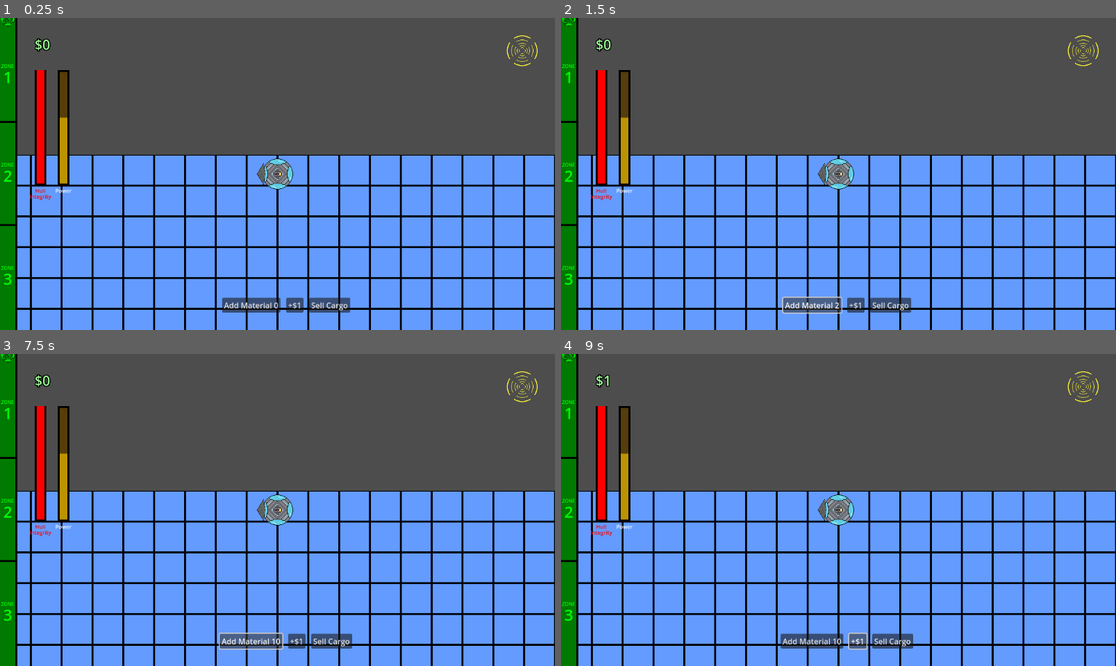
Above: before the commit, frames 1-4 (two rows, left to right).
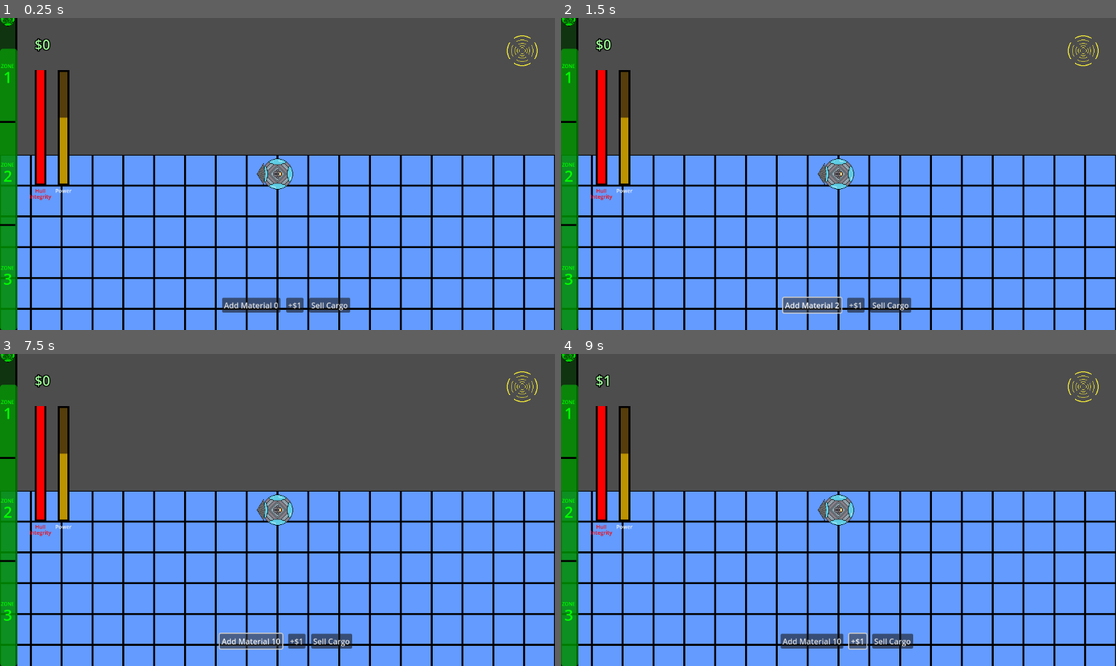
Above: after the commit, the same moments.

Repository: deruitda/ludum-dare-57
Game: Godot game, scene res://scenes/test/nick-test.tscn
The game is run twice, just before and just after one commit, with the same random seed, the same clock (stepped at 60 frames per second) and the same inputs.
Inputs:
- Up to frame 1 (0.25 s): no input
- Up to frame 2 (1.5 s): click "Add Material 0" at 0.5 s; click "Add Material 1" at 1.25 s
- Up to frame 3 (7.5 s): click "Add Material 2" at 2 s; click "Add Material 3" at 2.75 s; click "Add Material 4" at 3.5 s; click "Add Material 5" at 4.25 s; click "Add Material 6" at 5 s; click "Add Material 7" at 5.75 s; click "Add Material 8" at 6.5 s; click "Add Material 9" at 7.25 s
- Up to frame 4 (9 s): click "Add Material 10" at 8 s; click "+$1" at 8.75 s

The runs differ from the first frame. In frame 1, 1.8% of the frame differs, in the area x 0-4%, y 0-100%; in frame 2, 1.8%; in frame 3, 1.8%; in frame 4, 1.8%.

Commit message:
hud depth bs

Diff:
--- a/global/game_state.gd
+++ b/global/game_state.gd
@@ -5,6 +5,7 @@
 var current_cargo_weight: int = 0
 
 const TOTAL_DEPTH: float = 11800.0
+const PIXEL_SIZE: int = 64
 
 func _ready() -> void:
 	SignalBus.add_money_collected.connect(_on_add_money_collected)
--- a/scenes/hud/depth_progress_bar.gd
+++ b/scenes/hud/depth_progress_bar.gd
@@ -5,23 +5,20 @@
 
 func _ready() -> void:
 	SignalBus.set_current_depth.connect(_update_current_depth)
-	modulate = get_health_color()
+	modulate = get_health_color(1.0)
 
 
 func _update_current_depth(current_depth: float) -> void:
-	var val = current_depth / (GameState.TOTAL_DEPTH / 64)
+	var val = current_depth / (GameState.TOTAL_DEPTH / GameState.PIXEL_SIZE)
 	sub_progress_icon.anchor_bottom = val
 	sub_progress_icon.anchor_top = val
-	value = 100 - val
 
-	modulate = get_health_color()
+	modulate = get_health_color(val)
 
-func get_health_color() -> Color:
-	# Clamp to 0.0 - 1.0
-	var percent = clamp(value, 0.0, 1.0)
+func get_health_color(percentage: float) -> Color:
 
-	var red = Color(1, 0, 0)     # Full red
-	var green = Color(0, 1, 0)   # Full green
+	var red = Color.RED    # Full red
+	var green = Color.GREEN # Full greens
 
 	# Lerp from red to green (low health = red, high health = green)
-	return red.lerp(green, percent)
+	return green.lerp(red, percentage)
--- /dev/null
+++ b/scenes/hud/depth_progress_bar.tscn
@@ -0,0 +1,147 @@
+[gd_scene load_steps=5 format=3 uid="uid://cpfs0tttr5k67"]
+
+[ext_resource type="Script" uid="uid://bvw8jkav6mqff" path="res://scenes/hud/depth_progress_bar.gd" id="1_7v8fm"]
+[ext_resource type="Texture2D" uid="uid://bdu3xay1kbw8b" path="res://assets/png_files/orb_ship.png" id="2_mdbr7"]
+
+[sub_resource type="StyleBoxFlat" id="StyleBoxFlat_0bx4p"]
+bg_color = Color(0, 0.179451, 0.31905, 0.784314)
+border_width_right = 4
+border_color = Color(0, 0, 0, 1)
+
+[sub_resource type="LabelSettings" id="LabelSettings_48c2t"]
+line_spacing = -3.0
+font_size = 32
+
+[node name="DepthProgressBar" type="ProgressBar"]
+anchors_preset = 9
+anchor_bottom = 1.0
+offset_right = 36.0
+grow_vertical = 2
+size_flags_horizontal = 3
+size_flags_vertical = 3
+theme_override_colors/font_color = Color(1, 1, 1, 1)
+theme_override_colors/font_outline_color = Color(1, 1, 1, 1)
+theme_override_styles/background = SubResource("StyleBoxFlat_0bx4p")
+value = 90.0
+fill_mode = 3
+show_percentage = false
+script = ExtResource("1_7v8fm")
+
+[node name="ZoneOneLimitLine" type="ColorRect" parent="."]
+layout_mode = 1
+anchors_preset = -1
+anchor_top = 0.33
+anchor_bottom = 0.33
+offset_right = 32.0
+offset_bottom = 4.0
+grow_vertical = 2
+color = Color(0, 0, 0, 1)
+
+[node name="ZoneOneLabelContainer" type="VBoxContainer" parent="."]
+layout_mode = 1
+anchors_preset = -1
+anchor_top = 0.183
+anchor_right = 1.0
+anchor_bottom = 0.183
+offset_top = -26.0
+offset_right = -4.0
+offset_bottom = 26.0
+grow_horizontal = 2
+grow_vertical = 2
+theme_override_constants/separation = -7
+
+[node name="ZoneLabel" type="RichTextLabel" parent="ZoneOneLabelContainer"]
+clip_contents = false
+layout_mode = 2
+theme_override_font_sizes/normal_font_size = 10
+text = "ZONE"
+fit_content = true
+scroll_active = false
+horizontal_alignment = 1
+
+[node name="ZoneNumberLabel" type="Label" parent="ZoneOneLabelContainer"]
+layout_mode = 2
+text = "1"
+label_settings = SubResource("LabelSettings_48c2t")
+horizontal_alignment = 1
+
+[node name="ZoneTwoLimitLine" type="ColorRect" parent="."]
+layout_mode = 1
+anchors_preset = -1
+anchor_top = 0.66
+anchor_bottom = 0.66
+offset_right = 32.0
+offset_bottom = 4.0
+grow_vertical = 2
+color = Color(0, 0, 0, 1)
+
+[node name="ZoneTwoLabelContainer2" type="VBoxContainer" parent="."]
+layout_mode = 1
+anchors_preset = -1
+anchor_top = 0.5
+anchor_right = 1.0
+anchor_bottom = 0.5
+offset_top = -26.0
+offset_right = -4.0
+offset_bottom = 26.0
+grow_horizontal = 2
+grow_vertical = 2
+theme_override_constants/separation = -7
+
+[node name="ZoneLabel" type="RichTextLabel" parent="ZoneTwoLabelContainer2"]
+clip_contents = false
+layout_mode = 2
+theme_override_font_sizes/normal_font_size = 10
+text = "ZONE"
+fit_content = true
+scroll_active = false
+horizontal_alignment = 1
+
+[node name="ZoneNumberLabel" type="Label" parent="ZoneTwoLabelContainer2"]
+layout_mode = 2
+text = "2"
+label_settings = SubResource("LabelSettings_48c2t")
+horizontal_alignment = 1
+
+[node name="ZoneThreeLabelContainer" type="VBoxContainer" parent="."]
+layout_mode = 1
+anchors_preset = -1
+anchor_top = 0.83
+anchor_right = 1.0
+anchor_bottom = 0.83
+offset_top = -26.0
+offset_right = -4.0
+offset_bottom = 26.0
+grow_horizontal = 2
+grow_vertical = 2
+theme_override_constants/separation = -7
+
+[node name="ZoneLabel" type="RichTextLabel" parent="ZoneThreeLabelContainer"]
+clip_contents = false
+layout_mode = 2
+theme_override_font_sizes/normal_font_size = 10
+text = "ZONE"
+fit_content = true
+scroll_active = false
+horizontal_alignment = 1
+
+[node name="ZoneNumberLabel" type="Label" parent="ZoneThreeLabelContainer"]
+layout_mode = 2
+text = "3"
+label_settings = SubResource("LabelSettings_48c2t")
+horizontal_alignment = 1
+
+[node name="SubProgressIcon" type="TextureRect" parent="."]
+layout_mode = 1
+anchors_preset = -1
+anchor_left = 0.5
+anchor_right = 0.5
+offset_left = -16.0
+offset_top = -14.0
+offset_right = 25.0
+offset_bottom = 27.0
+grow_horizontal = 2
+grow_vertical = 2
+scale = Vector2(0.7, 0.7)
+texture = ExtResource("2_mdbr7")
+expand_mode = 1
--- a/scenes/hud/hud.tscn
+++ b/scenes/hud/hud.tscn
@@ -1,25 +1,10 @@
-[gd_scene load_steps=12 format=3 uid="uid://y7i0qucf3p8i"]
+[gd_scene load_steps=8 format=3 uid="uid://y7i0qucf3p8i"]
 
-[ext_resource type="Texture2D" uid="uid://bdu3xay1kbw8b" path="res://assets/png_files/orb_ship.png" id="1_48c2t"]
 [ext_resource type="Texture2D" uid="uid://bkrttxk3o4ob1" path="res://assets/png_files/radar_ping_gold01.png" id="2_cgeww"]
-[ext_resource type="Script" uid="uid://bvw8jkav6mqff" path="res://scenes/hud/depth_progress_bar.gd" id="2_mgtrf"]
+[ext_resource type="PackedScene" uid="uid://cpfs0tttr5k67" path="res://scenes/hud/depth_progress_bar.tscn" id="2_mgtrf"]
 [ext_resource type="Texture2D" uid="uid://2k0jwb3kgvy2" path="res://assets/png_files/radar_ping_green01.png" id="3_c45xl"]
 [ext_resource type="Script" uid="uid://dv0b0igbo624" path="res://scenes/hud/hud.gd" id="4_0bx4p"]
 [ext_resource type="PackedScene" uid="uid://bjt3pbi53hjfi" path="res://scenes/hud/hull_integrity_progress_bar.tscn" id="4_v7mo4"]
-
-[sub_resource type="StyleBoxFlat" id="StyleBoxFlat_0bx4p"]
-bg_color = Color(0, 0.179451, 0.31905, 0.784314)
-border_width_right = 4
-border_color = Color(0, 0, 0, 1)
-
-[sub_resource type="StyleBoxFlat" id="StyleBoxFlat_mgtrf"]
-bg_color = Color(0, 0.480457, 0.197984, 1)
-border_width_right = 4
-border_color = Color(0, 0, 0, 1)
-
-[sub_resource type="LabelSettings" id="LabelSettings_48c2t"]
-line_spacing = -3.0
-font_size = 32
 
 [sub_resource type="StyleBoxFlat" id="StyleBoxFlat_6kolt"]
 bg_color = Color(0.346118, 0.229818, 0.00102788, 0.85098)
@@ -39,139 +24,8 @@
 [node name="Hud" type="CanvasLayer"]
 script = ExtResource("4_0bx4p")
 
-[node name="DepthProgressBar" type="ProgressBar" parent="."]
+[node name="DepthProgressBar" parent="." instance=ExtResource("2_mgtrf")]
 unique_name_in_owner = true
-anchors_preset = 9
-anchor_bottom = 1.0
-offset_right = 36.0
-grow_vertical = 2
-size_flags_horizontal = 3
-size_flags_vertical = 3
-theme_override_styles/background = SubResource("StyleBoxFlat_0bx4p")
-theme_override_styles/fill = SubResource("StyleBoxFlat_mgtrf")
-value = 90.0
-fill_mode = 3
-show_percentage = false
-script = ExtResource("2_mgtrf")
-
-[node name="ZoneOneLimitLine" type="ColorRect" parent="DepthProgressBar"]
-layout_mode = 1
-anchors_preset = -1
-anchor_top = 0.33
-anchor_bottom = 0.33
-offset_right = 32.0
-offset_bottom = 4.0
-grow_vertical = 2
-color = Color(0, 0, 0, 1)
-
-[node name="ZoneOneLabelContainer" type="VBoxContainer" parent="DepthProgressBar"]
-layout_mode = 1
-anchors_preset = -1
-anchor_top = 0.183
-anchor_right = 1.0
-anchor_bottom = 0.183
-offset_top = -26.0
-offset_right = -4.0
-offset_bottom = 26.0
-grow_horizontal = 2
-grow_vertical = 2
-theme_override_constants/separation = -7
-
-[node name="ZoneLabel" type="RichTextLabel" parent="DepthProgressBar/ZoneOneLabelContainer"]
-clip_contents = false
-layout_mode = 2
-theme_override_font_sizes/normal_font_size = 10
-text = "ZONE"
-fit_content = true
-scroll_active = false
-horizontal_alignment = 1
-
-[node name="ZoneNumberLabel" type="Label" parent="DepthProgressBar/ZoneOneLabelContainer"]
-layout_mode = 2
-text = "1"
-label_settings = SubResource("LabelSettings_48c2t")
-horizontal_alignment = 1
-
-[node name="ZoneTwoLimitLine" type="ColorRect" parent="DepthProgressBar"]
-layout_mode = 1
-anchors_preset = -1
-anchor_top = 0.66
-anchor_bottom = 0.66
-offset_right = 32.0
-offset_bottom = 4.0
-grow_vertical = 2
-color = Color(0, 0, 0, 1)
-
-[node name="ZoneTwoLabelContainer2" type="VBoxContainer" parent="DepthProgressBar"]
-layout_mode = 1
-anchors_preset = -1
-anchor_top = 0.5
-anchor_right = 1.0
-anchor_bottom = 0.5
-offset_top = -26.0
-offset_right = -4.0
-offset_bottom = 26.0
-grow_horizontal = 2
-grow_vertical = 2
-theme_override_constants/separation = -7
-
-[node name="ZoneLabel" type="RichTextLabel" parent="DepthProgressBar/ZoneTwoLabelContainer2"]
-clip_contents = false
-layout_mode = 2
-theme_override_font_sizes/normal_font_size = 10
-text = "ZONE"
-fit_content = true
-scroll_active = false
-horizontal_alignment = 1
-
-[node name="ZoneNumberLabel" type="Label" parent="DepthProgressBar/ZoneTwoLabelContainer2"]
-layout_mode = 2
-text = "2"
-label_settings = SubResource("LabelSettings_48c2t")
-horizontal_alignment = 1
-
-[node name="ZoneThreeLabelContainer" type="VBoxContainer" parent="DepthProgressBar"]
-layout_mode = 1
-anchors_preset = -1
-anchor_top = 0.83
-anchor_right = 1.0
-anchor_bottom = 0.83
-offset_top = -26.0
-offset_right = -4.0
-offset_bottom = 26.0
-grow_horizontal = 2
-grow_vertical = 2
-theme_override_constants/separation = -7
-
-[node name="ZoneLabel" type="RichTextLabel" parent="DepthProgressBar/ZoneThreeLabelContainer"]
-clip_contents = false
-layout_mode = 2
-theme_override_font_sizes/normal_font_size = 10
-text = "ZONE"
-fit_content = true
-scroll_active = false
-horizontal_alignment = 1
-
-[node name="ZoneNumberLabel" type="Label" parent="DepthProgressBar/ZoneThreeLabelContainer"]
-layout_mode = 2
-text = "3"
-label_settings = SubResource("LabelSettings_48c2t")
-horizontal_alignment = 1
-
-[node name="SubProgressIcon" type="TextureRect" parent="DepthProgressBar"]
-layout_mode = 1
-anchors_preset = -1
-anchor_left = 0.5
-anchor_right = 0.5
-offset_left = -16.0
-offset_top = -14.0
-offset_right = 25.0
-offset_bottom = 27.0
-grow_horizontal = 2
-grow_vertical = 2
-scale = Vector2(0.7, 0.7)
-texture = ExtResource("1_48c2t")
-expand_mode = 1
 
 [node name="MarginContainer" type="MarginContainer" parent="."]
 anchors_preset = 15
